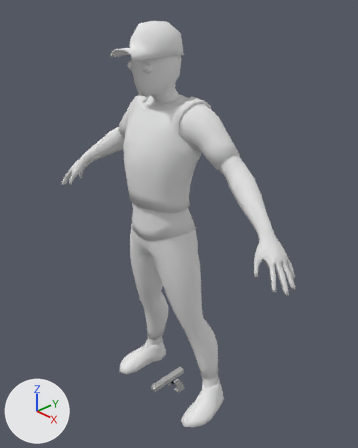
Two versions of the Blender file res/models/Humanoid.blend, one commit apart.
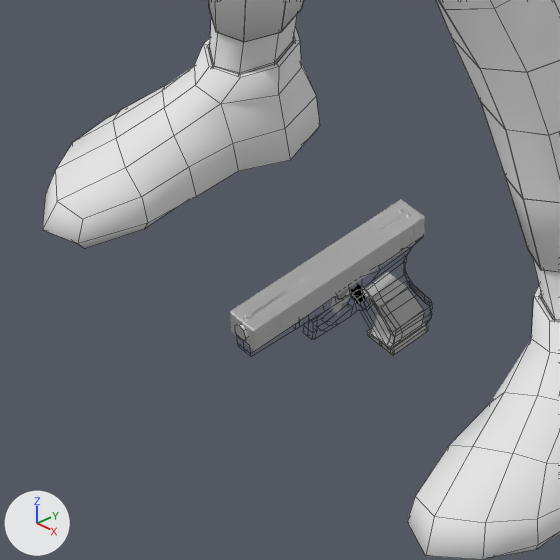
Old and new are each drawn whole from a 50 mm camera at (1.49, -1.366, 1.939) aimed at (0.013, 0.022, 0.943) and again close up on the part from 31% to 58% of the width and 74% to 95% of the height. Arrows for +X, +Y and +Z are at lower left; the lights stay in place. The close-ups show mesh edges as thin lines.

The first close-up shows 'Cube', 'Cube.001', 'Human Mesh', 'Pants', 'Shoes'.
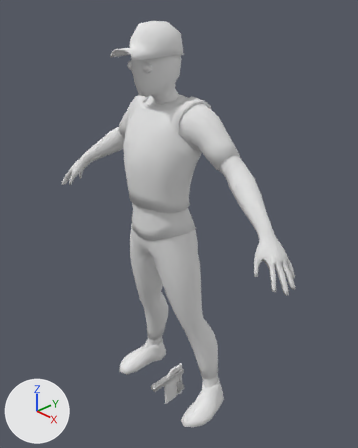
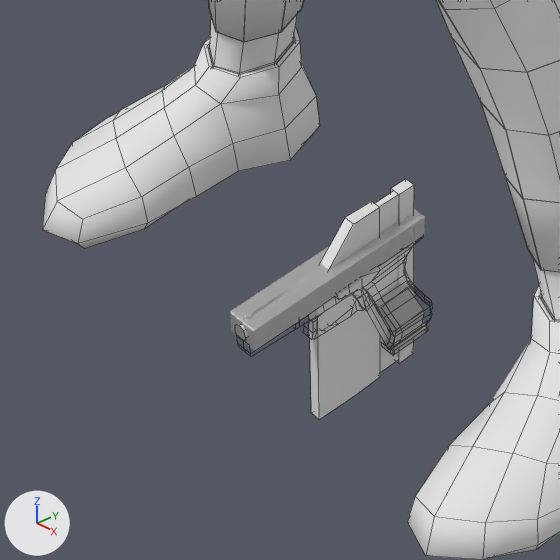
Location of each change, (x1, y1, x2, y2) in pixels of the close-ups (560 x 560 px):
'Card', added
    after: (310, 179, 414, 420)
'Slit', added
    after: (375, 192, 397, 372)

Diff of the bpy script that builds the scene:
```diff
--- a/res/models/Humanoid.blend.py
+++ b/res/models/Humanoid.blend.py
@@ me_cube @@
+me_cube.from_pydata(...)  # 22 vertices, 13 faces; spans x -0.006..0.006, y -0.066..0.052, z -0.107..0.098
@@ me_cube_001 @@
+me_cube_001.from_pydata([(-0.003, 0.014, -0.099), (-0.003, -0.014, -0.099), (-0.003, -0.014, 0.099), (-0.003, 0.014, 0.099), (0.003, -0.014, -0.099), (0.003, 0.014, -0.099), (0.003, 0.014, 0.099), (0.003, -0.014, 0.099)], [], [(6, 3, 2, 7), (0, 5, 4, 1), (5, 6, 7, 4), (1, 2, 3, 0)])
@@ ob_slit @@
+ob_slit = bpy.data.objects.new('Slit', me_cube_001)
+ob_slit.parent = ob_card
+ob_slit.location = (0.0, 0.0221, -0.00488)
@@ ob_card @@
+ob_card = bpy.data.objects.new('Card', me_cube)
+ob_card.location = (0.0, 0.0, 0.0)
```
